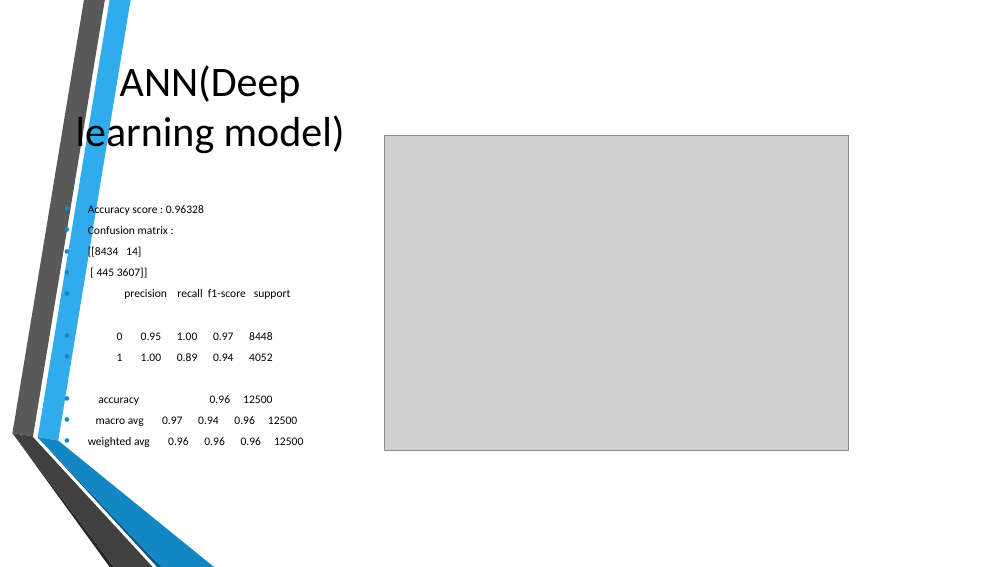
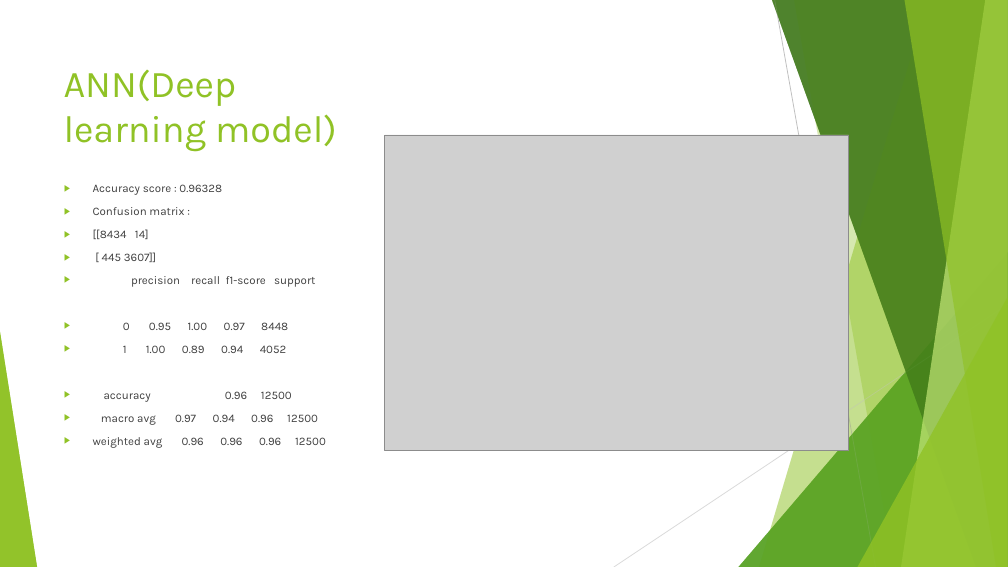
Before and after one commit to utsav87589/Fraud-Detection, a slide deck: slide 9 of reports/Report-Keep both.pptx. Drawn at 1008x567 pixels with LibreOffice and Linux fonts; fonts in the diff are those of the drawing; grey boxes stand for pictures. Boxes give left, top, right and bottom in pixels: in the first picture for what was removed or moved away, otherwise in the second. Text is boxed around its words. In the diff, an @@ line names an element or a change of style, - is before the commit and + after.

```diff
--- a/reports/Report-Keep both.pptx
+++ b/reports/Report-Keep both.pptx
@@ title "ANN(Deep learning model)" at box(64, 70, 337, 152): size 40 to 36 pt, font Calibri to Karla, text colour #000000 to #90C226; alignment centre to left @@
@@ text "Accuracy score : 0.96328" at box(93, 184, 326, 448): font Calibri to Karla, text colour #000000 to #404040; bullet • to ▶; more space between paragraphs; bullet colour #1287C3 to #90C226; vertical alignment middle to top @@
@@ group added at box(0, 0, 1008, 567): 5 freeform shapes, 3 triangles @@
@@ group added at box(0, 0, 1008, 567): 5 freeform shapes, 3 triangles, 2 lines @@
@@ group removed at box(12, 0, 214, 567): 6 freeform shapes @@
```
Also in this commit, not shown: 8 other slides changed, 5 other files.
